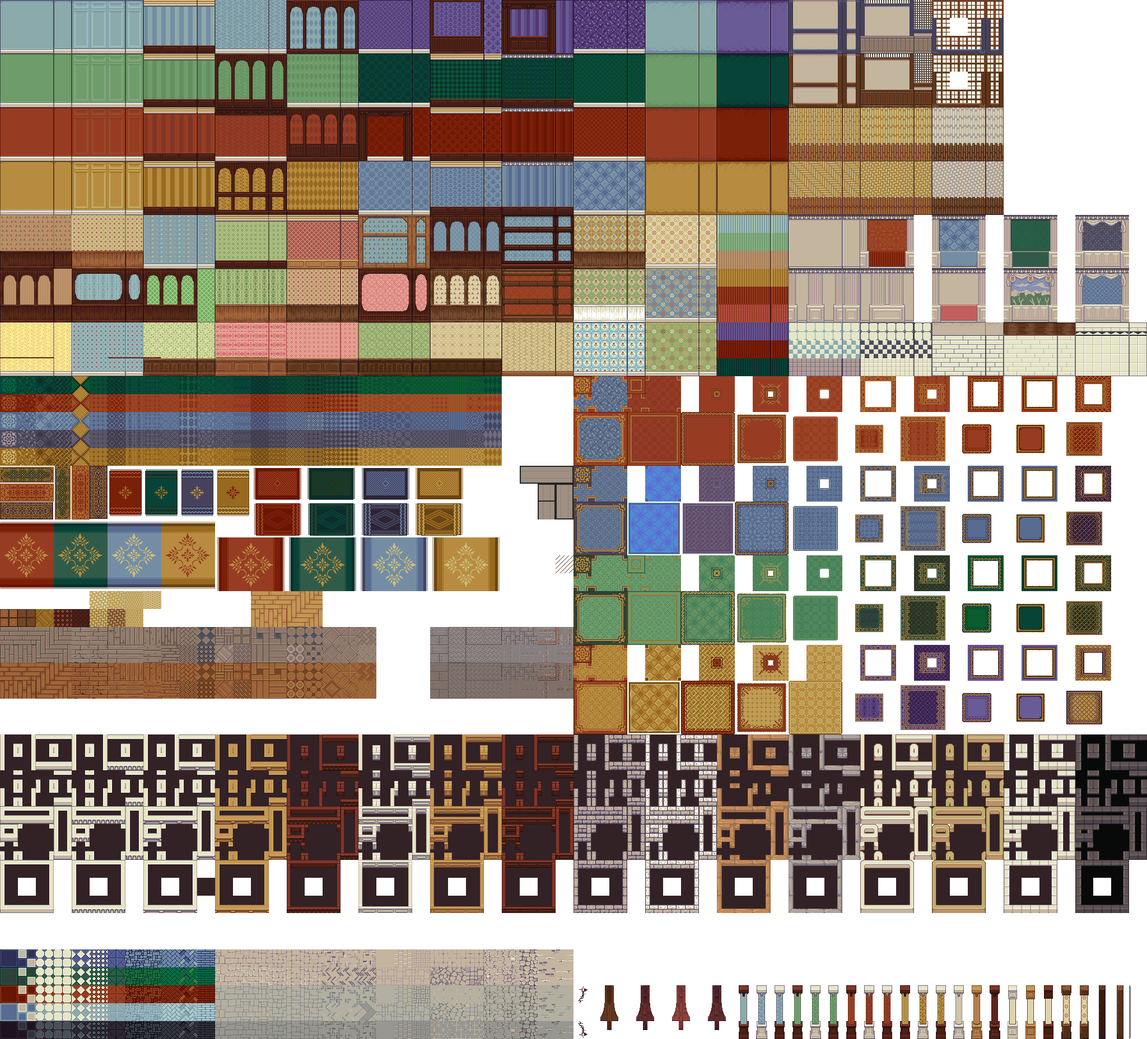
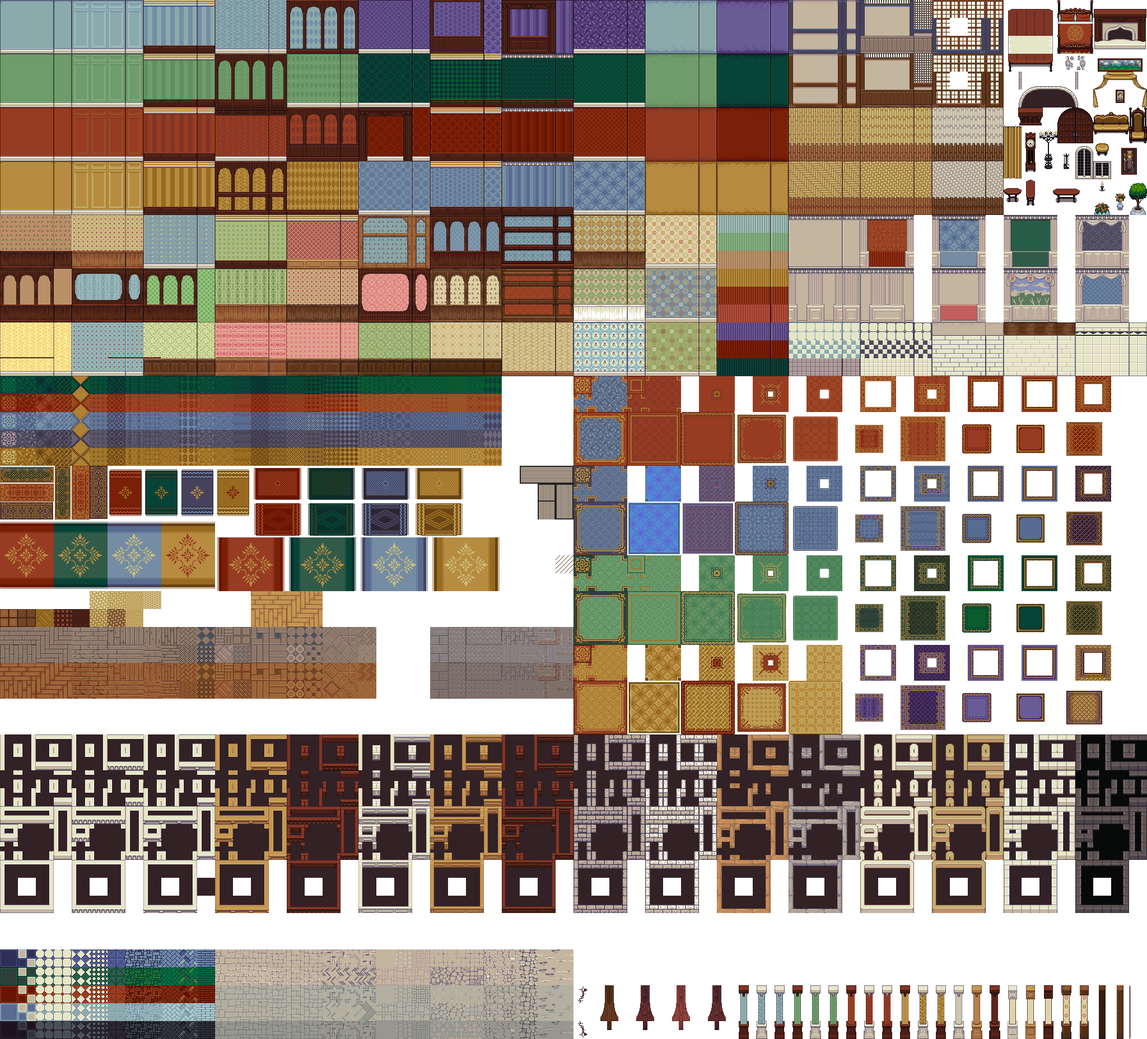
The second 1147×1039 image is a revision of the first. Changes to its layers:
pixels changed over bbox(1003, 0, 1147, 215) (layer not identified)
